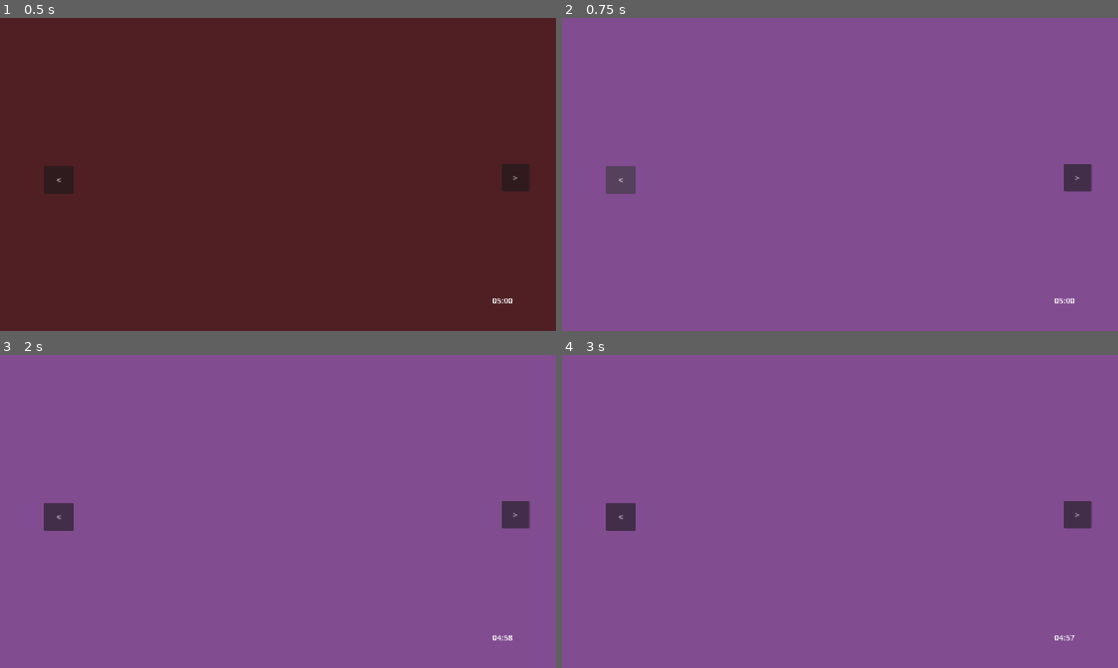
Above: before the commit, frames 1-4 (two rows, left to right).
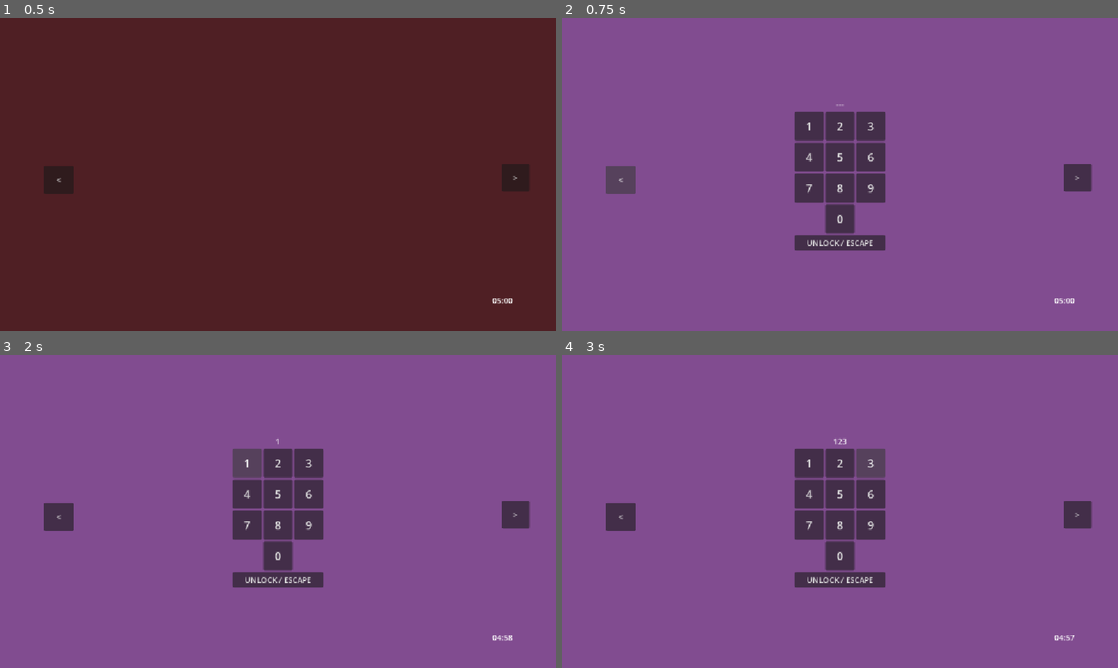
Above: after the commit, the same moments.

Repository: Ensosurei/DrVance-escaperoom
Game: Godot game, scene res://control.tscn
Same seed, same stepped clock (60 frames per second), same inputs: the game is played once before the commit and once after it. The project has no main scene, so this scene is started directly.
Inputs (mouse positions are in pixels of both pictures, inside the frame that each line leads up to):
- Up to frame 1 (0.5 s): no input
- Up to frame 2 (0.75 s): click "<" at 0.5 s
- Up to frame 3 (2 s): click (244, 464) at 1.25 s, where only the run after the commit has a clickable "1"
- Up to frame 4 (3 s): click (840, 464) at 2 s, where only the run after the commit has a clickable "2"; click (873, 464) at 2.75 s, where only the run after the commit has a clickable "3"

Frame 1 is identical in both runs. In frame 2, 5.8% of the frame differs, in the area x 41-59%, y 27-75%; in frame 3, 5.8%; in frame 4, 5.8%, in the area x 41-59%, y 26-75%.

Commit message:
feat(door): add interactive keypad UI and door unlock logic

Diff:
--- a/Game.gd
+++ b/Game.gd
@@ -38,6 +38,9 @@
 	# Display initial wall and update timer UI
 	_update_wall_visibility()
 	_update_timer_display()
+
+	# Connect door unlock signal
+	wall4.door_unlocked.connect(_trigger_victory)
 
 
 func _update_wall_visibility() -> void:
--- a/control.tscn
+++ b/control.tscn
@@ -1,6 +1,7 @@
 [gd_scene format=3 uid="uid://cm0p051tq4tdq"]
 
 [ext_resource type="Script" uid="uid://pln76ndalns8" path="res://Game.gd" id="1_0fbet"]
+[ext_resource type="Script" uid="uid://bvjo7f543wax7" path="res://door.gd" id="2_62e2m"]
 
 [node name="Game" type="Control" unique_id=491770869]
 layout_mode = 3
@@ -77,6 +78,7 @@
 anchor_bottom = 1.0
 grow_horizontal = 2
 grow_vertical = 2
+script = ExtResource("2_62e2m")
 
 [node name="ColorRect" type="ColorRect" parent="WallsContainer/Wall4" unique_id=846273375]
 layout_mode = 1
@@ -86,6 +88,98 @@
 grow_horizontal = 2
 grow_vertical = 2
 color = Color(0.5058824, 0.29803923, 0.5647059, 1)
+
+[node name="DoorUI" type="VBoxContainer" parent="WallsContainer/Wall4" unique_id=487448180]
+layout_mode = 1
+anchors_preset = 8
+anchor_left = 0.5
+anchor_top = 0.5
+anchor_right = 0.5
+anchor_bottom = 0.5
+offset_left = -20.0
+offset_top = -20.0
+offset_right = 20.0
+offset_bottom = 20.0
+grow_horizontal = 2
+grow_vertical = 2
+
+[node name="DisplayLabel" type="Label" parent="WallsContainer/Wall4/DoorUI" unique_id=564682312]
+layout_mode = 2
+text = "---"
+horizontal_alignment = 1
+
+[node name="KeypadGrid" type="GridContainer" parent="WallsContainer/Wall4/DoorUI" unique_id=130142229]
+layout_mode = 2
+columns = 3
+
+[node name="Button1" type="Button" parent="WallsContainer/Wall4/DoorUI/KeypadGrid" unique_id=2005174953]
+custom_minimum_size = Vector2(60, 60)
+layout_mode = 2
+theme_override_font_sizes/font_size = 24
+text = "1"
+
+[node name="Button2" type="Button" parent="WallsContainer/Wall4/DoorUI/KeypadGrid" unique_id=496212671]
+custom_minimum_size = Vector2(60, 60)
+layout_mode = 2
+theme_override_font_sizes/font_size = 24
+text = "2"
+
+[node name="Button3" type="Button" parent="WallsContainer/Wall4/DoorUI/KeypadGrid" unique_id=836926872]
+custom_minimum_size = Vector2(60, 60)
+layout_mode = 2
+theme_override_font_sizes/font_size = 24
+text = "3"
+
+[node name="Button4" type="Button" parent="WallsContainer/Wall4/DoorUI/KeypadGrid" unique_id=2091600701]
+custom_minimum_size = Vector2(60, 60)
+layout_mode = 2
+theme_override_font_sizes/font_size = 24
+text = "4"
+
+[node name="Button5" type="Button" parent="WallsContainer/Wall4/DoorUI/KeypadGrid" unique_id=83061954]
+custom_minimum_size = Vector2(60, 60)
+layout_mode = 2
+theme_override_font_sizes/font_size = 24
+text = "5"
+
+[node name="Button6" type="Button" parent="WallsContainer/Wall4/DoorUI/KeypadGrid" unique_id=532868064]
+custom_minimum_size = Vector2(60, 60)
+layout_mode = 2
+theme_override_font_sizes/font_size = 24
+text = "6"
+
+[node name="Button7" type="Button" parent="WallsContainer/Wall4/DoorUI/KeypadGrid" unique_id=891050245]
+custom_minimum_size = Vector2(60, 60)
+layout_mode = 2
+theme_override_font_sizes/font_size = 24
+text = "7"
+
+[node name="Button8" type="Button" parent="WallsContainer/Wall4/DoorUI/KeypadGrid" unique_id=1455684811]
+custom_minimum_size = Vector2(60, 60)
+layout_mode = 2
+theme_override_font_sizes/font_size = 24
+text = "8"
+
+[node name="Button9" type="Button" parent="WallsContainer/Wall4/DoorUI/KeypadGrid" unique_id=841412753]
+custom_minimum_size = Vector2(60, 60)
+layout_mode = 2
+theme_override_font_sizes/font_size = 24
+text = "9"
+
+[node name="Label" type="Label" parent="WallsContainer/Wall4/DoorUI/KeypadGrid" unique_id=1726725765]
+layout_mode = 2
+size_flags_vertical = 0
+horizontal_alignment = 1
+
+[node name="Button0" type="Button" parent="WallsContainer/Wall4/DoorUI/KeypadGrid" unique_id=945755445]
+custom_minimum_size = Vector2(60, 60)
+layout_mode = 2
+theme_override_font_sizes/font_size = 24
+text = "0"
+
+[node name="SubmitButton" type="Button" parent="WallsContainer/Wall4/DoorUI" unique_id=601382706]
+layout_mode = 2
+text = "UNLOCK / ESCAPE"
 
 [node name="HUD" type="CanvasLayer" parent="." unique_id=430204436]
 
--- /dev/null
+++ b/door.gd
@@ -0,0 +1,50 @@
+extends Control
+
+# Signal emitted when the user successfully enters the exit code
+signal door_unlocked
+
+# Final access code required to escape (set by RoomRandomizer)
+var required_code: String = "123"
+var current_input: String = ""
+
+@onready var display_label: Label = $DoorUI/DisplayLabel
+@onready var keypad_grid: GridContainer = $DoorUI/KeypadGrid
+@onready var submit_button: Button = $DoorUI/SubmitButton
+
+
+func _ready() -> void:
+	# Connect all button signals inside the KeypadGrid
+	for child in keypad_grid.get_children():
+		if child is Button:
+			child.pressed.connect(_on_keypad_button_pressed.bind(child.text))
+
+	# Connect submit button
+	submit_button.pressed.connect(_on_submit_pressed)
+	_update_display()
+
+
+func set_access_code(code: String) -> void:
+	required_code = code
+
+
+func _on_keypad_button_pressed(digit: String) -> void:
+	# Allow maximum 3 digits
+	if current_input.length() < 3:
+		current_input += digit
+		_update_display()
+
+
+func _on_submit_pressed() -> void:
+	if current_input == required_code:
+		display_label.text = "ACCESS GRANTED"
+		door_unlocked.emit()
+	else:
+		display_label.text = "ERROR"
+		current_input = ""
+
+
+func _update_display() -> void:
+	if current_input == "":
+		display_label.text = "---"
+	else:
+		display_label.text = current_input
Not shown, added: door.gd.uid
